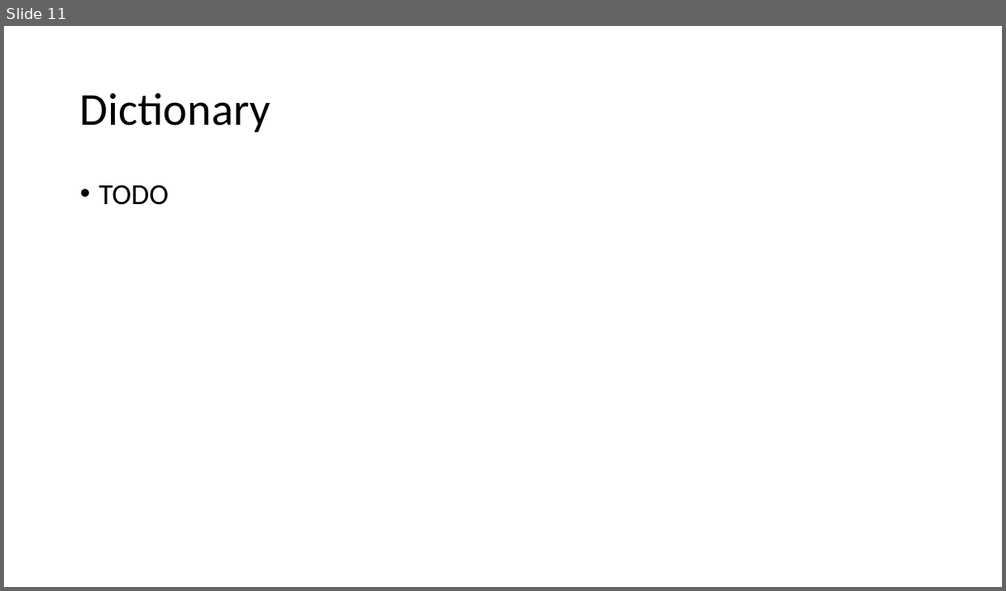
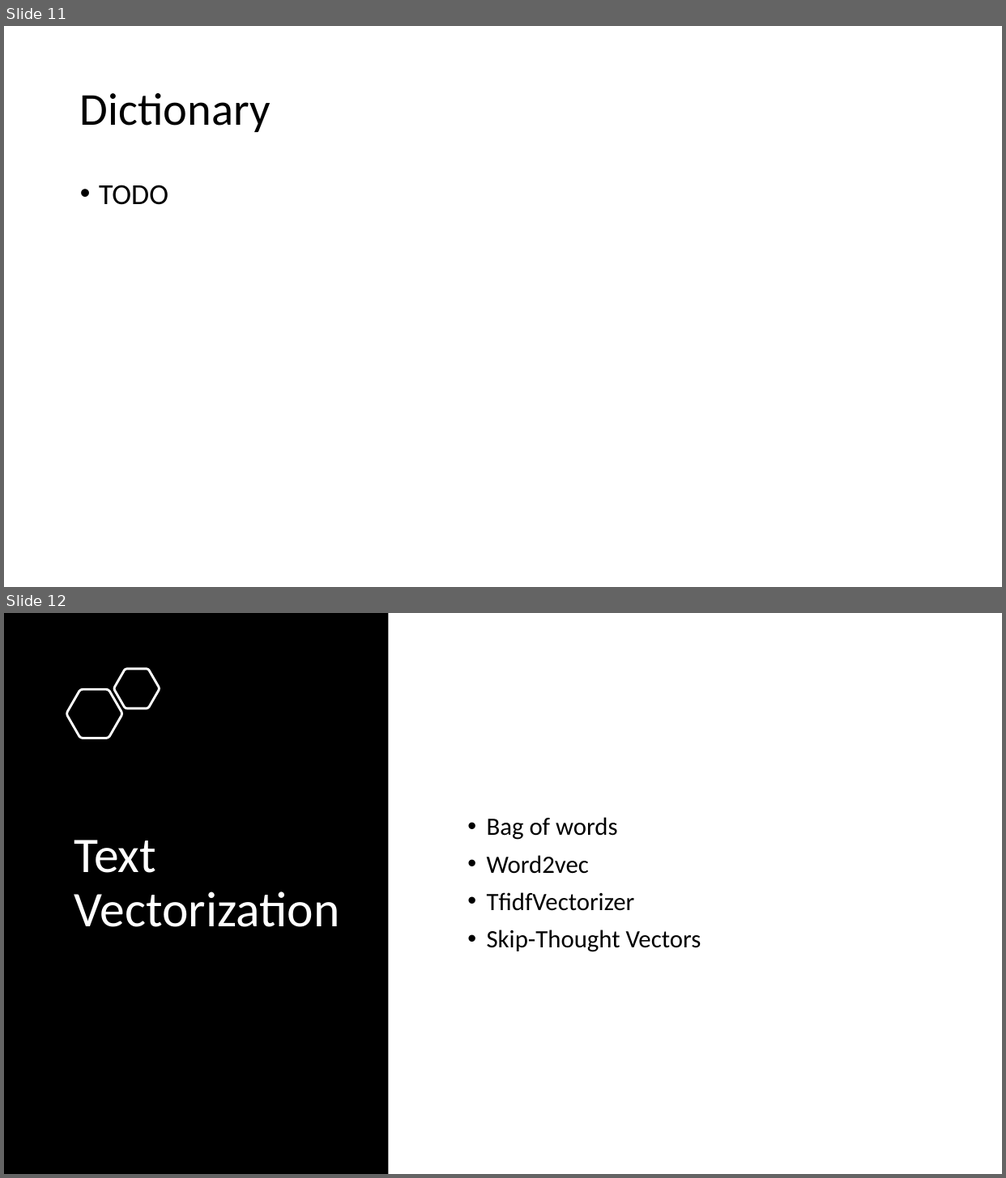
Before and after one commit to mixaverros88/Tweet_Sentiment_Extraction, a slide deck: presentation/Presentation.pptx. Shown one above the other, each under a label of ours: slide 11 before the commit, slides 11 and 12 after it. The pictures are 1006x591 and 1006x1178 pixels, drawn with LibreOffice and Linux fonts; fonts in the diff are those of the drawing. Boxes give left, top, right and bottom in pixels: in the first picture for what was removed or moved away, otherwise in the second. Text is boxed around its words. In the diff, an @@ line names an element or a change of style, - is before the commit and + after.

Commit message:
delete pycache files, restructure dataset path, generate cleaned csv file, update presentation

```diff
--- a/presentation/Presentation.pptx
+++ b/presentation/Presentation.pptx
@@ slide 12 added at <box>4,613,1002,1174</box>, background #FFFFFF @@
@@ rectangle added at <box>4,613,388,1174</box>, fill #000000 @@
@@ freeform shape added at <box>114,669,159,709</box>, outline #FFFFFF 2.25 pt @@
@@ freeform shape added at <box>67,689,122,738</box>, outline #FFFFFF 2.25 pt @@
@@ text added at <box>487,817,701,952</box>, 24 pt, text #000000 @@
+• Bag of words
+• Word2vec
+• TfidfVectorizer
+• Skip-Thought Vectors
@@ title added at <box>74,840,340,927</box>, 48 pt, text #FFFFFF @@
+Text Vectorization
```
Also in this commit, not shown: 17 other files.
